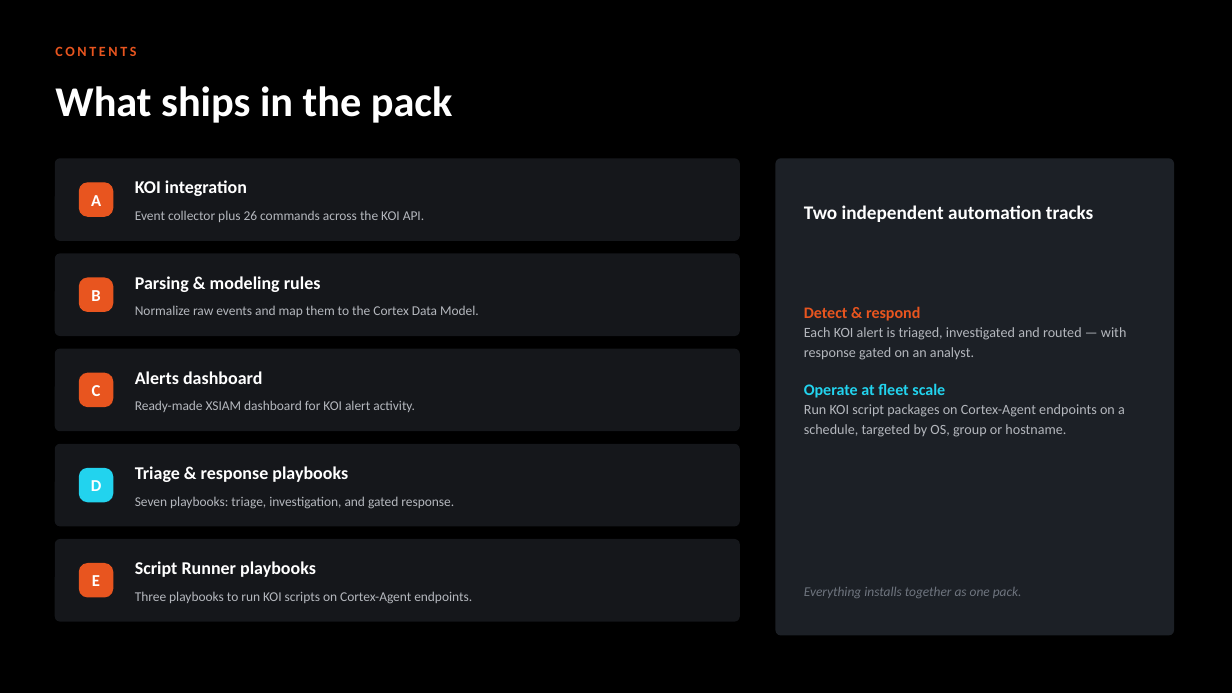
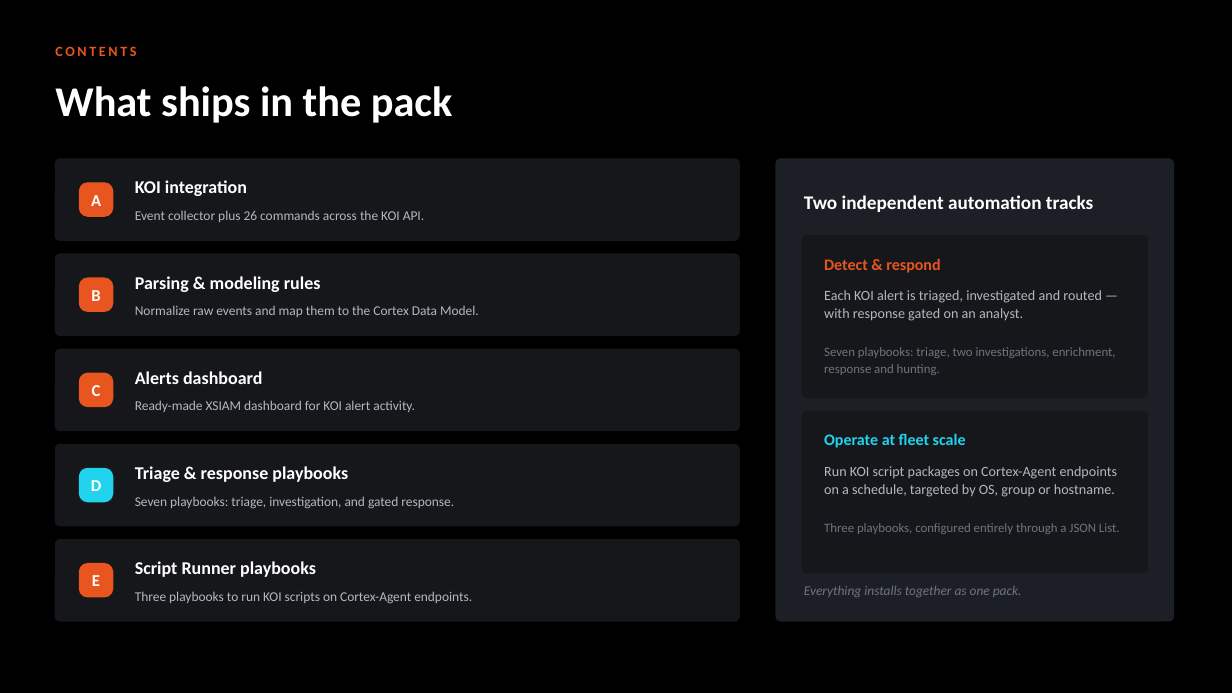
Before and after one commit to ayman-m/koi-xsiam-pack, a slide deck: slide 3 of docs/KOI_Content_Pack_Overview.pptx. Drawn at 1232x693 pixels with LibreOffice and Linux fonts; fonts in the diff are those of the drawing. Boxes give left, top, right and bottom in pixels: in the first picture for what was removed or moved away, otherwise in the second. Text is boxed around its words. In the diff, an @@ line names an element or a change of style, - is before the commit and + after.

```diff
--- a/docs/KOI_Content_Pack_Overview.pptx
+++ b/docs/KOI_Content_Pack_Overview.pptx
@@ rounded rectangle: place and size @@
-rounded rectangle at (776,159,1174,635)
+rounded rectangle at (776,159,1174,621)
@@ text "Two independent automation tracks" at (804,195,1093,212): line spacing 20pt to 1 @@
@@ rounded rectangle added at (802,236,1148,397), fill #15171B, outline #15171B 1 pt @@
@@ text added at (824,258,940,273), 12.5 pt, text #E8551F, bold @@
+Detect & respond
@@ text "Each KOI alert is triaged, ...": place and size @@
-text "Each KOI alert is triaged, ..." at (804,306,1126,437)
+text "Each KOI alert is triaged, ..." at (824,290,1102,321)
@@ text "Each KOI alert is triaged, ..." at (824,290,1102,321): line spacing 15pt to 14pt; vertical alignment middle to top @@
@@ text at (804,306,920,321): paragraph removed @@
-Detect & respond
@@ text added at (824,347,1115,375), 10 pt, text #6E747E @@
+Seven playbooks: triage, two investigations, enrichment, response and hunting.
@@ text at (804,383,1125,437): paragraphs removed @@
-Operate at fleet scale
-Run KOI script packages on Cortex-Agent endpoints on a schedule, targeted by OS, group or hostname.
@@ rounded rectangle added at (802,411,1148,573), fill #15171B, outline #15171B 1 pt @@
@@ text added at (824,433,966,448), 12.5 pt, text #22D3EE, bold @@
+Operate at fleet scale
@@ text added at (824,466,1118,497), 11 pt, text #B4B7BD @@
+Run KOI script packages on Cortex-Agent endpoints on a schedule, targeted by OS, group or hostname.
@@ text added at (824,523,1120,534), 10 pt, text #6E747E @@
+Three playbooks, configured entirely through a JSON List.
```
Also in this commit, not shown: 6 other slides changed, 1 other file.
